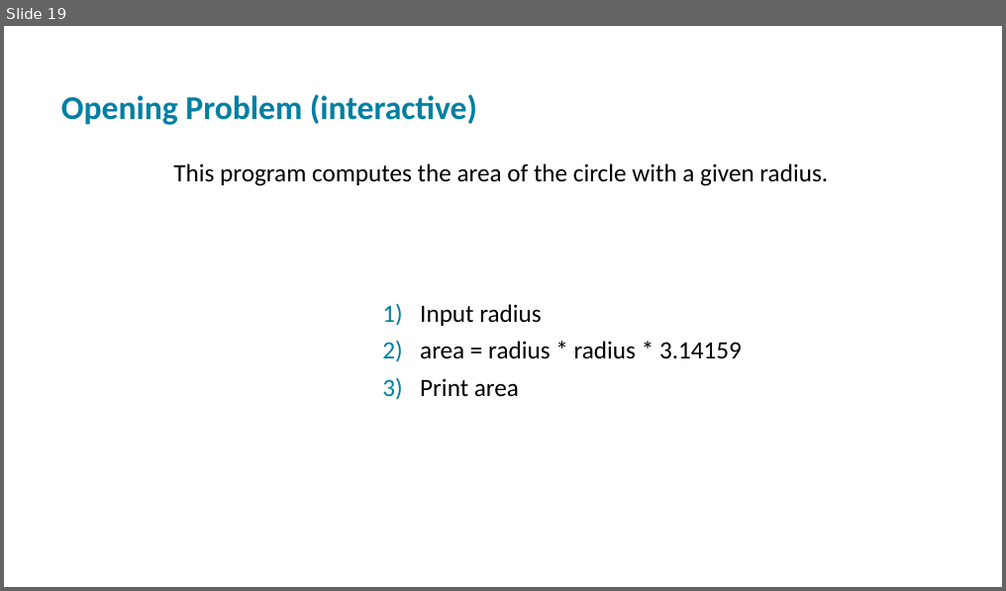
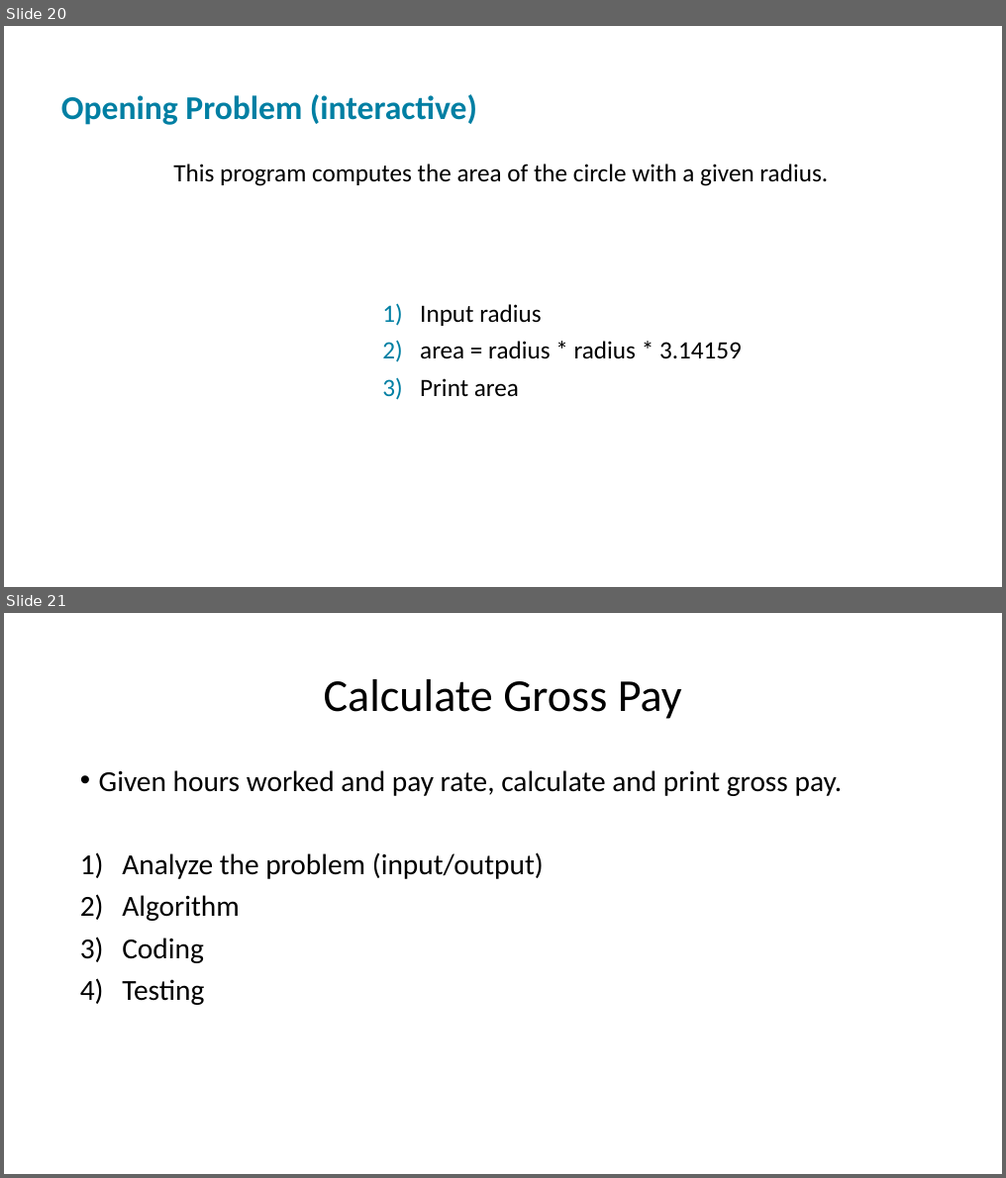
Before and after one commit to bzartoshty/bzartoshty.github.io, a slide deck: COMP110/Lectures/Chapter2/Chapter02.pptx. Shown one above the other, each under a label of ours: slide 19 before the commit, slides 20 and 21 after it. The pictures are 1006x591 and 1006x1178 pixels, drawn with LibreOffice and Linux fonts; fonts in the diff are those of the drawing. Boxes give left, top, right and bottom in pixels: in the first picture for what was removed or moved away, otherwise in the second. Text is boxed around its words. In the diff, an @@ line names an element or a change of style, - is before the commit and + after.

```diff
--- a/COMP110/Lectures/Chapter2/Chapter02.pptx
+++ b/COMP110/Lectures/Chapter2/Chapter02.pptx
@@ slide 21 added at [4,613,1002,1174], background #FFFFFF @@
@@ title added at [324,679,682,719], 44 pt, text #000000 @@
+Calculate Gross Pay
@@ text added at [99,770,843,1005], 28 pt, text #000000 @@
+• Given hours worked and pay rate, calculate and print gross pay.
+1) Analyze the problem (input/output)
+2) Algorithm
+3) Coding
+4) Testing
@@ what was slide 19 is now slide 20 @@
```
Also in this commit, not shown: 2 slides changed, 1 other slide added, 1 other file.
